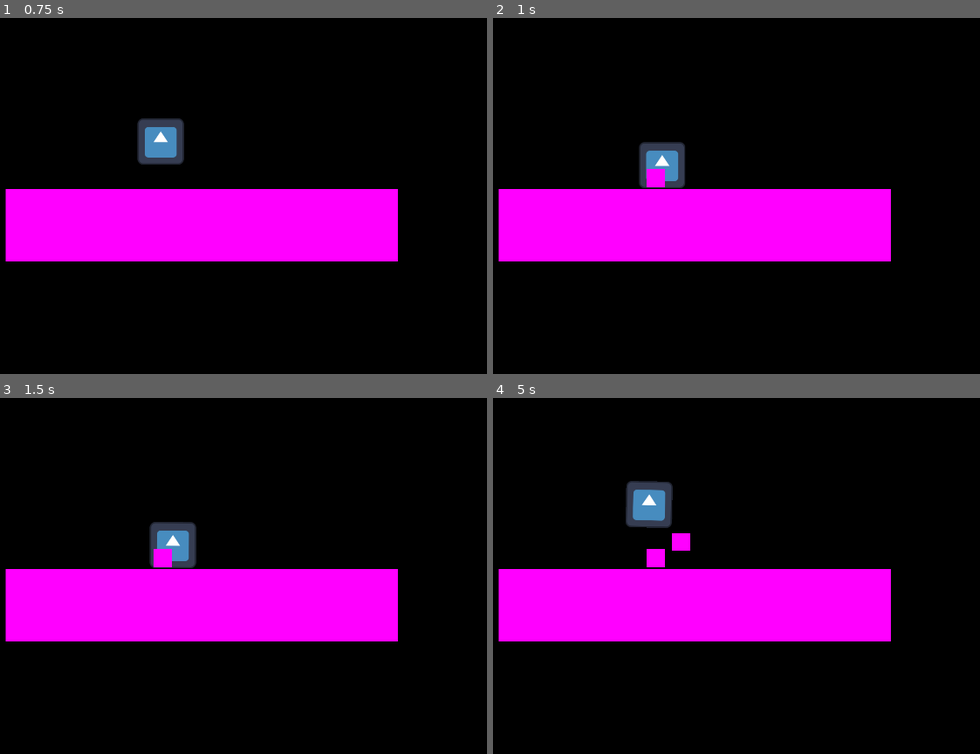
Above: before the commit, frames 1-4 (two rows, left to right).
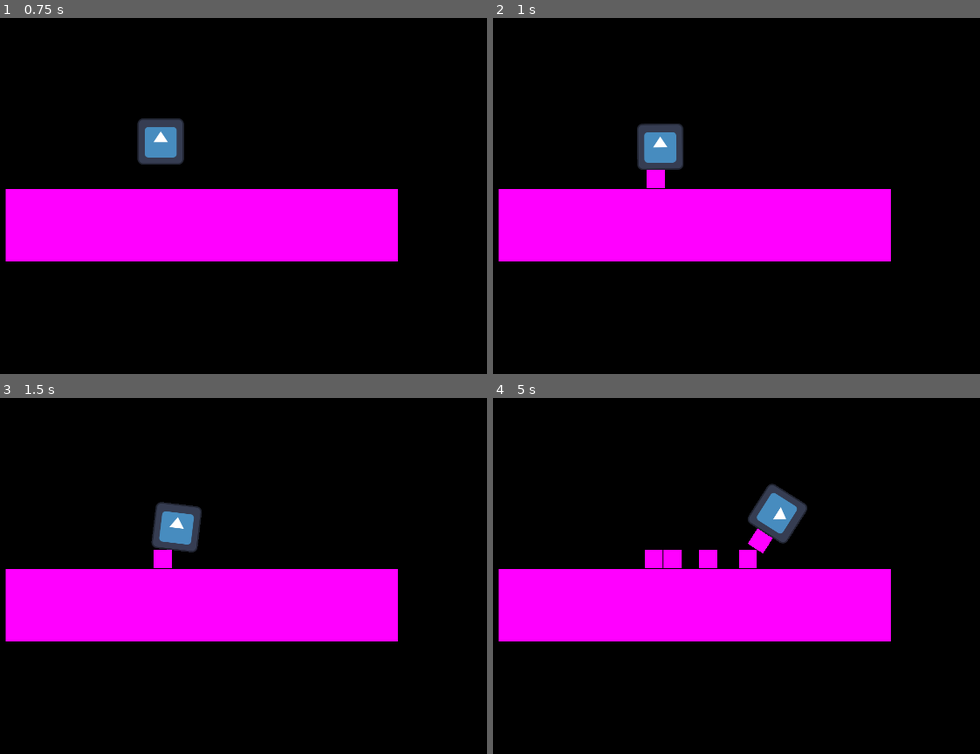
Above: after the commit, the same moments.

Repository: adudewithapc/piktiv-autumn-game-jam-2024
Game: Godot game, scene res://Scenes/Personal/Axel.tscn
The game is run twice, just before and just after one commit, with the same random seed, the same clock (stepped at 60 frames per second) and the same inputs. The engine's default icon, where the game draws it, is replaced by a stand-in: a white triangle on a blue panel in a dark square.
Inputs:
- Up to frame 1 (0.75 s): hold Right (first_move_right) from 0.53 s (still down)
- Up to frame 2 (1 s): keep holding Right (first_move_right); tap Space (jump) at 0.77 s
- Up to frame 3 (1.5 s): release Right (first_move_right) at 1.28 s; hold Left (first_move_left) from 1.28 s (still down)
- Up to frame 4 (5 s): tap Space (jump) at 1.52, 3.02, 3.77, 4.52 s; release Left (first_move_left) at 2.03 s; hold Right (first_move_right) 2.03-3.53 s; hold Left (first_move_left) from 3.53 s (still down)

Frame 1 is identical in both runs. In frame 2, 1.2% of the frame differs, in the area x 29-40%, y 29-48%; in frame 3, 1.3%; in frame 4, 3.5%, in the area x 27-65%, y 23-48%.

Commit message:
Added rigidbody to temp blocks

Diff:
--- a/Scenes/Personal/PurpleSquare.tscn
+++ b/Scenes/Personal/PurpleSquare.tscn
@@ -1,7 +1,16 @@
-[gd_scene load_steps=2 format=3 uid="uid://bpl2w4qovgfdf"]
+[gd_scene load_steps=3 format=3 uid="uid://bpl2w4qovgfdf"]
 
 [sub_resource type="PlaceholderTexture2D" id="PlaceholderTexture2D_wyklm"]
 size = Vector2(50, 50)
 
-[node name="Sprite2D" type="Sprite2D"]
+[sub_resource type="RectangleShape2D" id="RectangleShape2D_5begy"]
+size = Vector2(50, 51)
+
+[node name="RigidBody2D" type="RigidBody2D"]
+
+[node name="Sprite2D" type="Sprite2D" parent="."]
 texture = SubResource("PlaceholderTexture2D_wyklm")
+
+[node name="CollisionShape2D" type="CollisionShape2D" parent="."]
+position = Vector2(0, 0.5)
+shape = SubResource("RectangleShape2D_5begy")
